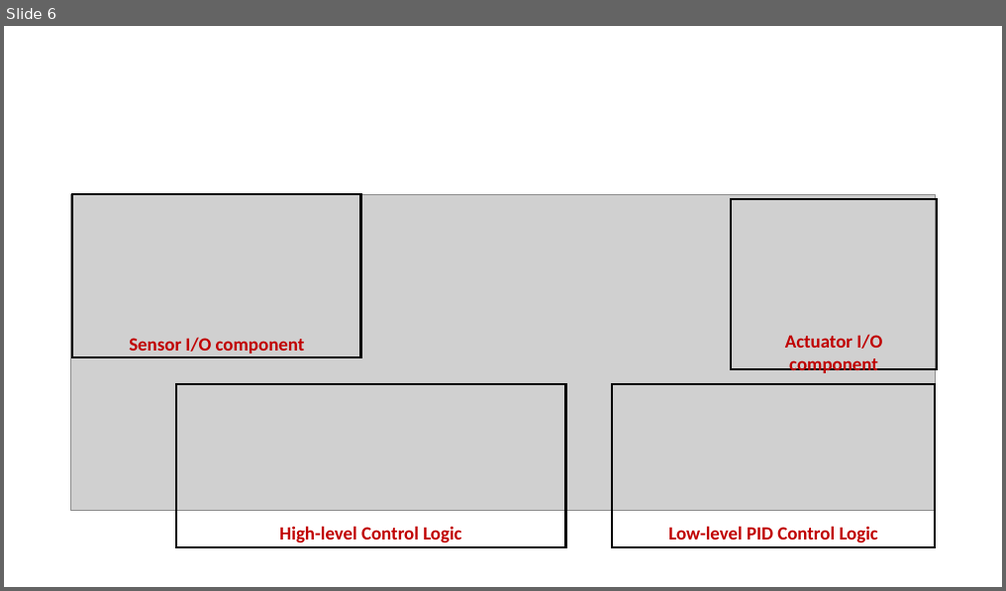
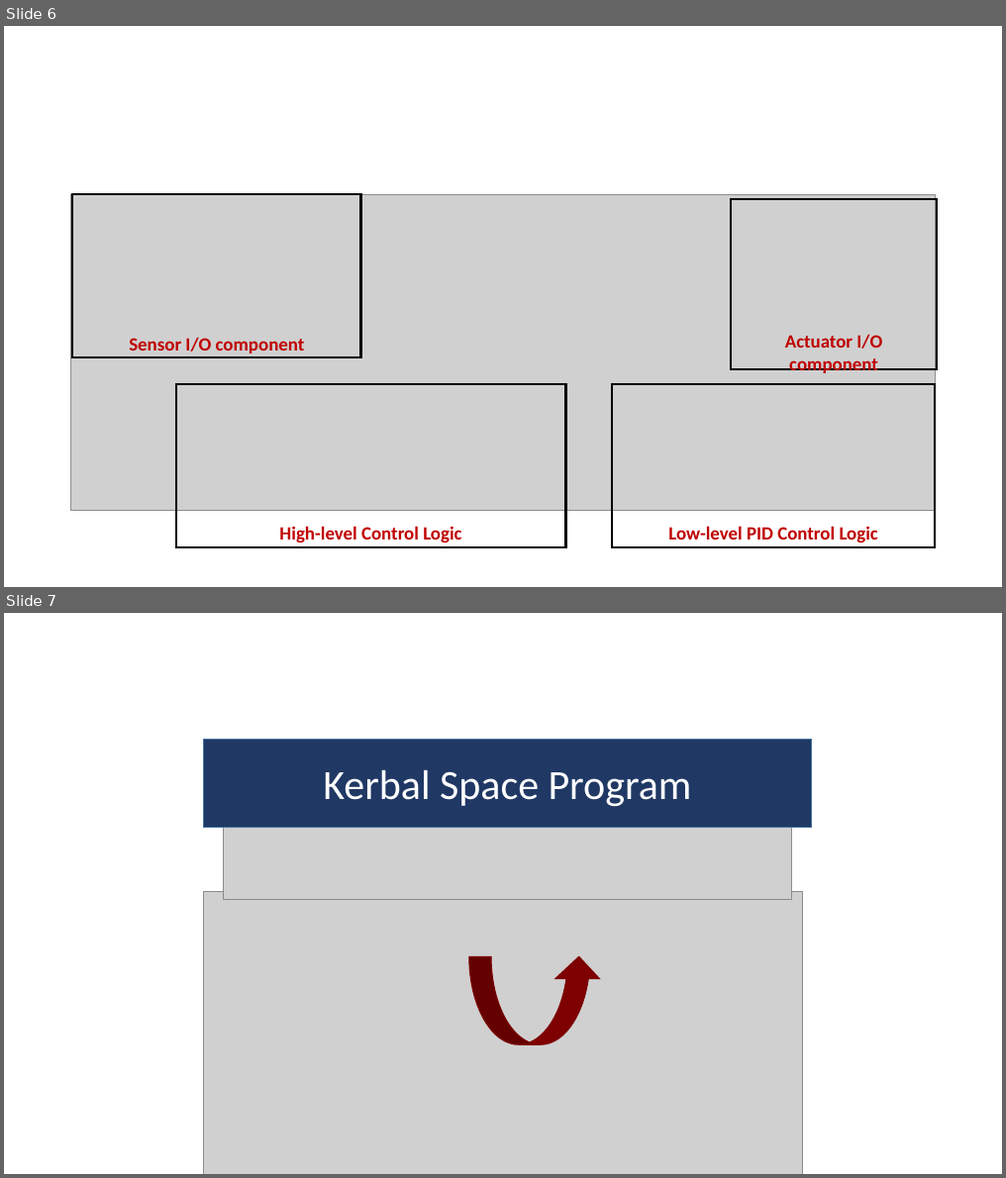
Before and after one commit to p-ranav/phd-dissertation, a slide deck: src/img/source-2.pptx. Shown one above the other, each under a label of ours: slide 6 before the commit, slides 6 and 7 after it. The pictures are 1006x591 and 1006x1178 pixels, drawn with LibreOffice and Linux fonts; fonts in the diff are those of the drawing; grey boxes stand for pictures. Boxes give left, top, right and bottom in pixels: in the first picture for what was removed or moved away, otherwise in the second. Text is boxed around its words. In the diff, an @@ line names an element or a change of style, - is before the commit and + after.

```diff
--- a/src/img/source-2.pptx
+++ b/src/img/source-2.pptx
@@ slide 7 added at <box>4,613,1002,1174</box>, background #FFFFFF @@
@@ rectangle added at <box>203,739,812,827</box>, fill #203864, outline #43739E 1 pt, 40 pt, text #FFFFFF @@
+Kerbal Space Program
@@ picture added at <box>224,820,792,900</box> @@
@@ picture added at <box>203,891,803,1174</box> @@
@@ curved up arrow added at <box>469,957,601,1045</box>, fill #7E0000, outline #7E0000 1 pt @@
```
Also in this commit, not shown: 1 slide removed, 27 other files.
